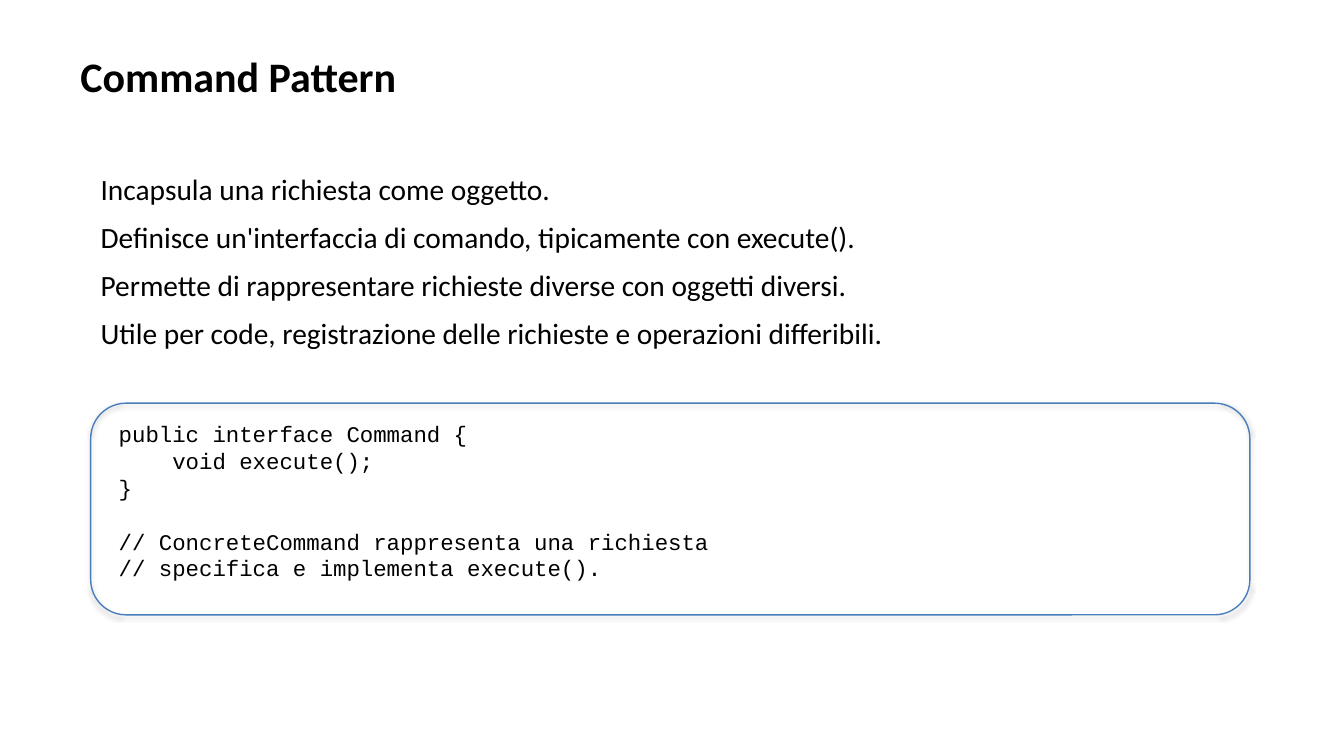
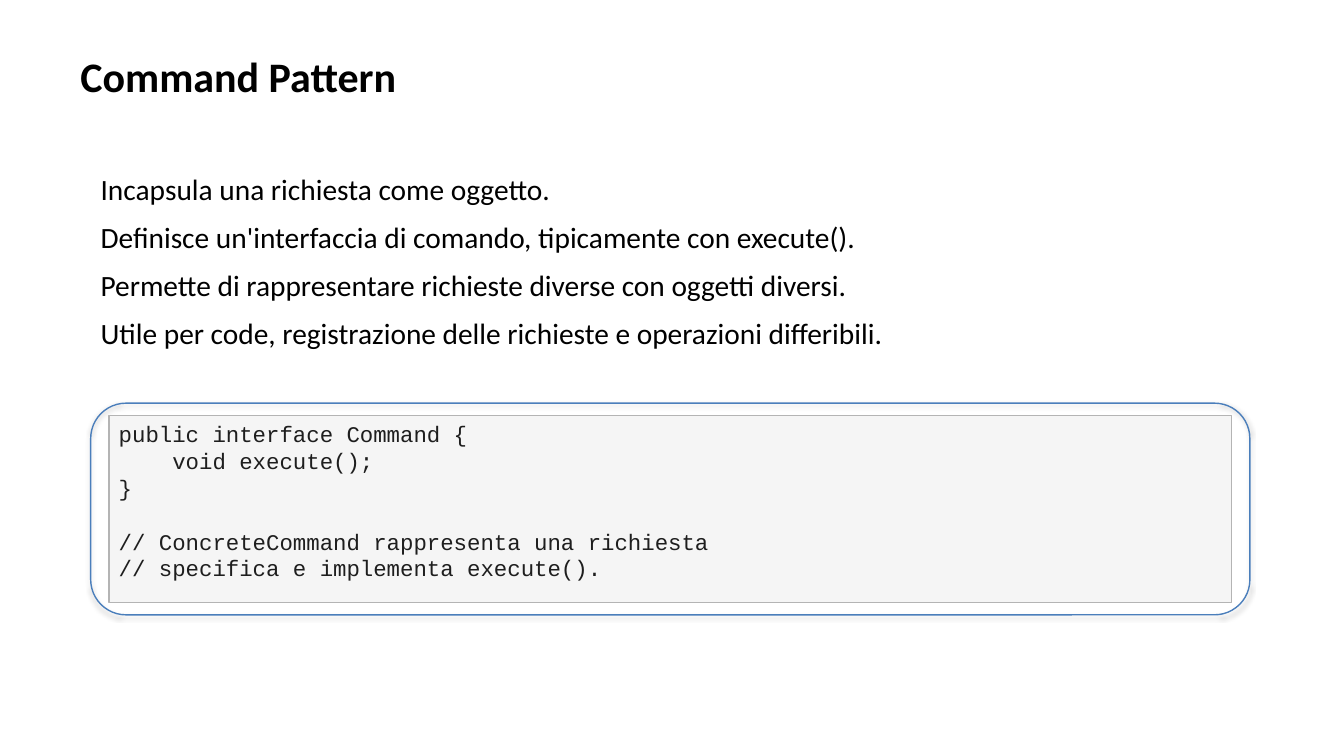
Before and after one commit to maboglia/CorsoJava, a slide deck: slide 15 of appunti/Presentazione_Design_Pattern_Java.pptx. Drawn at 1344x756 pixels with LibreOffice and Linux fonts; fonts in the diff are those of the drawing. Boxes give left, top, right and bottom in pixels: in the first picture for what was removed or moved away, otherwise in the second. Text is boxed around its words. In the diff, an @@ line names an element or a change of style, - is before the commit and + after.

```diff
--- a/appunti/Presentazione_Design_Pattern_Java.pptx
+++ b/appunti/Presentazione_Design_Pattern_Java.pptx
@@ rectangle "public interface Command { void ...": place and size @@
-rectangle "public interface Command { void ..." at (119,426,709,581)
+rectangle "public interface Command { void ..." at (109,415,1232,603)
@@ rectangle "public interface Command { void ..." at (109,415,1232,603): text colour #000000 to #1E1E1E; fill none to #F5F5F5; outline none to #B4B4B4 1 pt @@
```
Also in this commit, not shown: 3 other slides changed, 3 other files.
